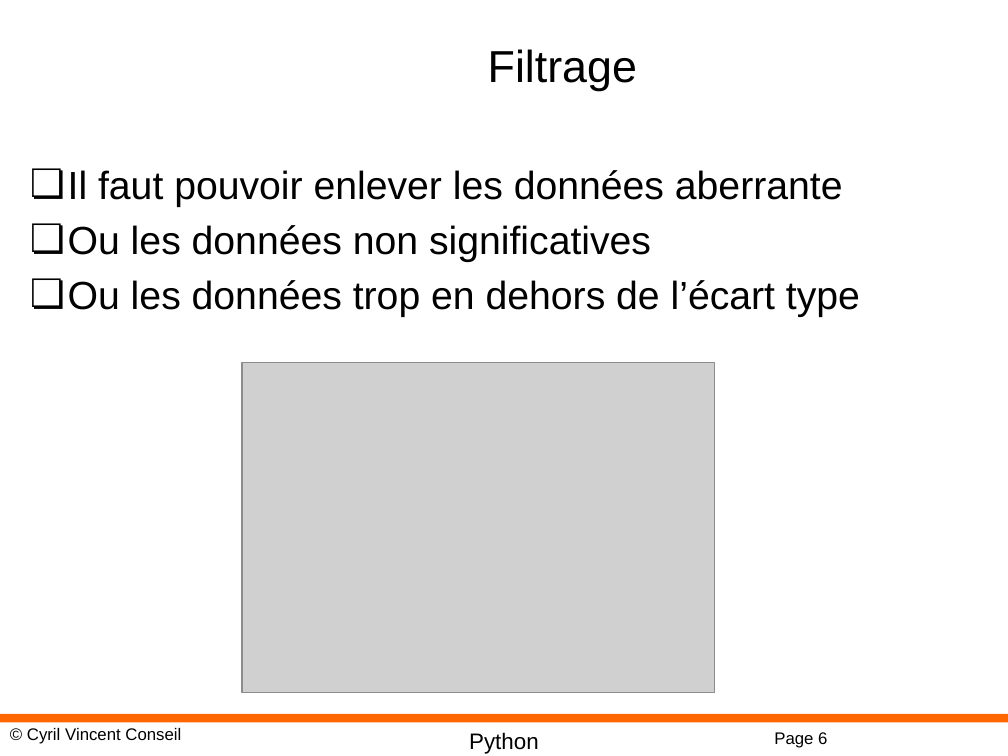
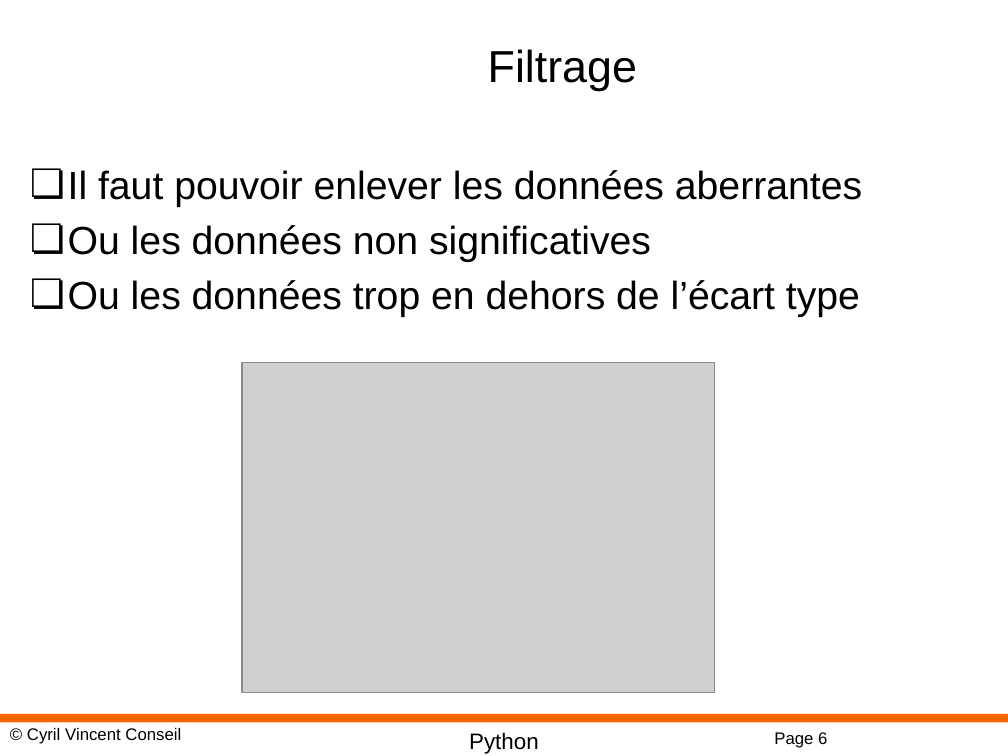
Before and after one commit to cyrilvincent/ML, a slide deck: slide 6 of PPT/MachineLearning12-Pandas.pptx. Drawn at 1008x756 pixels with LibreOffice and Linux fonts; fonts in the diff are those of the drawing; grey boxes stand for pictures; background and template pictures are left out. Boxes give left, top, right and bottom in pixels: in the first picture for what was removed or moved away, otherwise in the second. Text is boxed around its words. In the diff, an @@ line names an element or a change of style, - is before the commit and + after.

```diff
--- a/PPT/MachineLearning12-Pandas.pptx
+++ b/PPT/MachineLearning12-Pandas.pptx
@@ text at bbox=[68, 170, 862, 207]: text changed @@
-❏ Il faut pouvoir enlever les données aberrante
+❏ Il faut pouvoir enlever les données aberrantes
```
Also in this commit, not shown: 8 other files.
